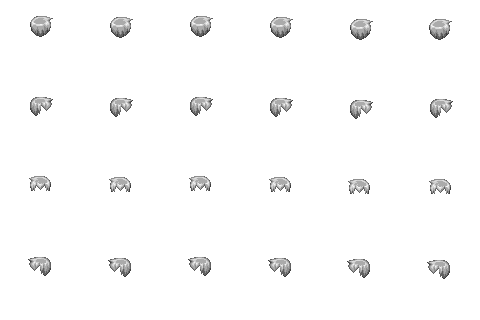
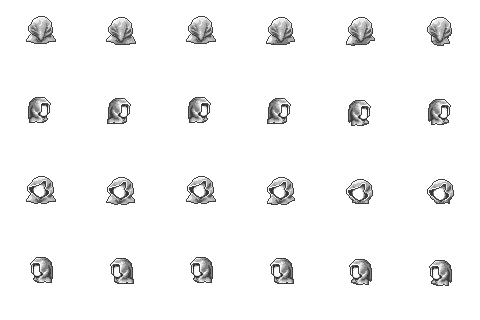
Two versions of the same layered image (480px x 320px). Layer-by-layer changes:
added layer "hood" above "helmet plate" over (26, 16, 454, 286)
hid group "hair" (4 layers) over (26, 16, 454, 285)
hid group "male" (3 layers) over (28, 35, 452, 286)
